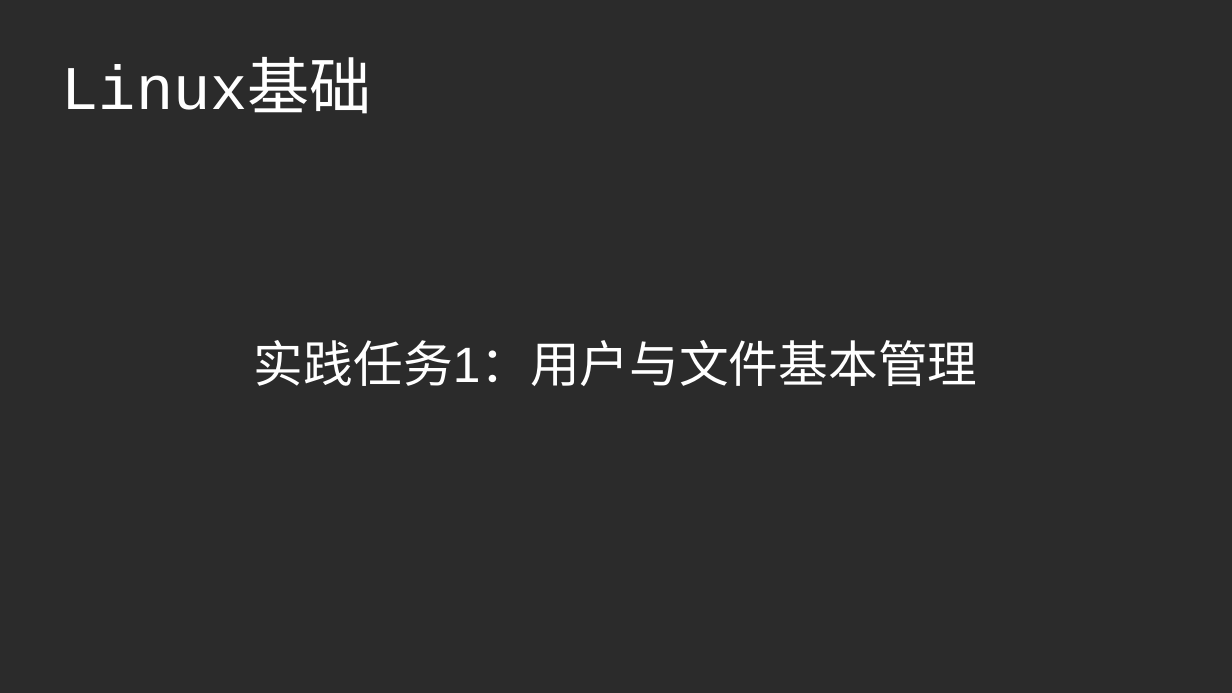
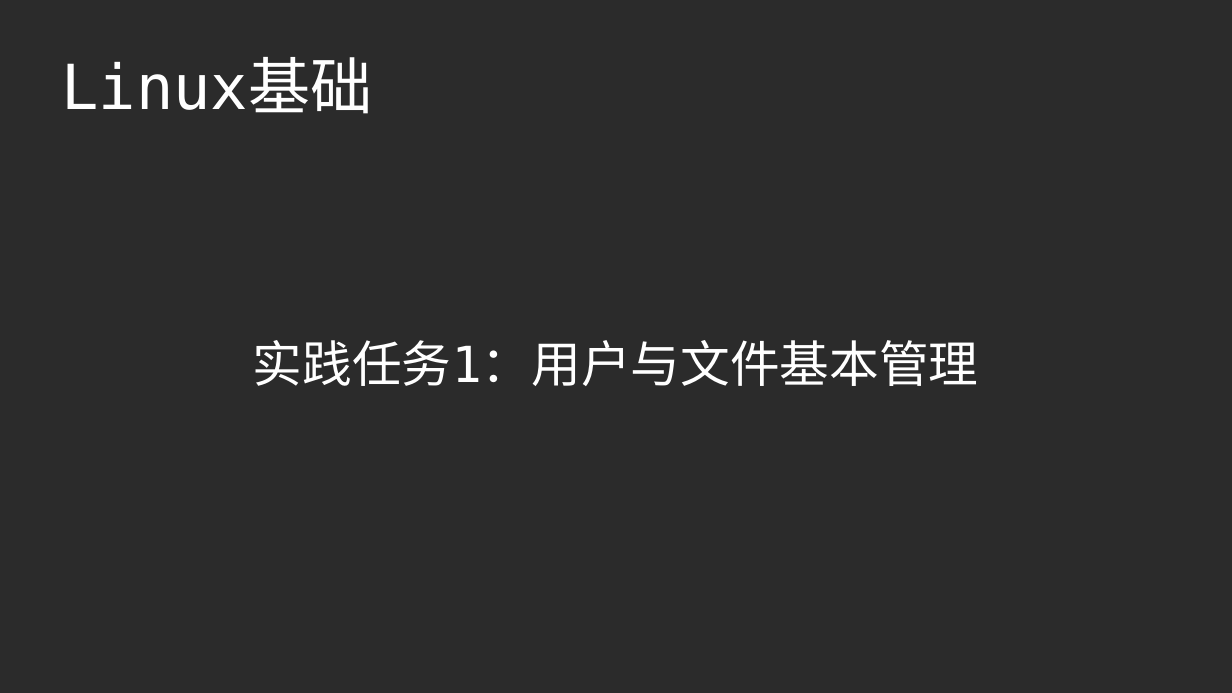
Before and after one commit to master-genius/linux-system, a slide deck: slide 1 of task/task01.odp. Drawn at 1232x693 pixels with LibreOffice and Linux fonts; fonts in the diff are those of the drawing; background and template pictures are left out; a plain dark background stands for a picture behind light text. Boxes give left, top, right and bottom in pixels: in the first picture for what was removed or moved away, otherwise in the second. Text is boxed around its words. In the diff, an @@ line names an element or a change of style, - is before the commit and + after.

```diff
--- a/task/task01.odp
+++ b/task/task01.odp
@@ title "Linux基础" at [62,58,373,114]: font Courier New to DejaVu Sans Mono @@
@@ subtitle "实践任务1：用户与文件基本管理" at [253,340,979,386]: font Arial to DejaVu Sans Mono @@
```
Also in this commit, not shown: 10 other slides changed, 5 other files.
